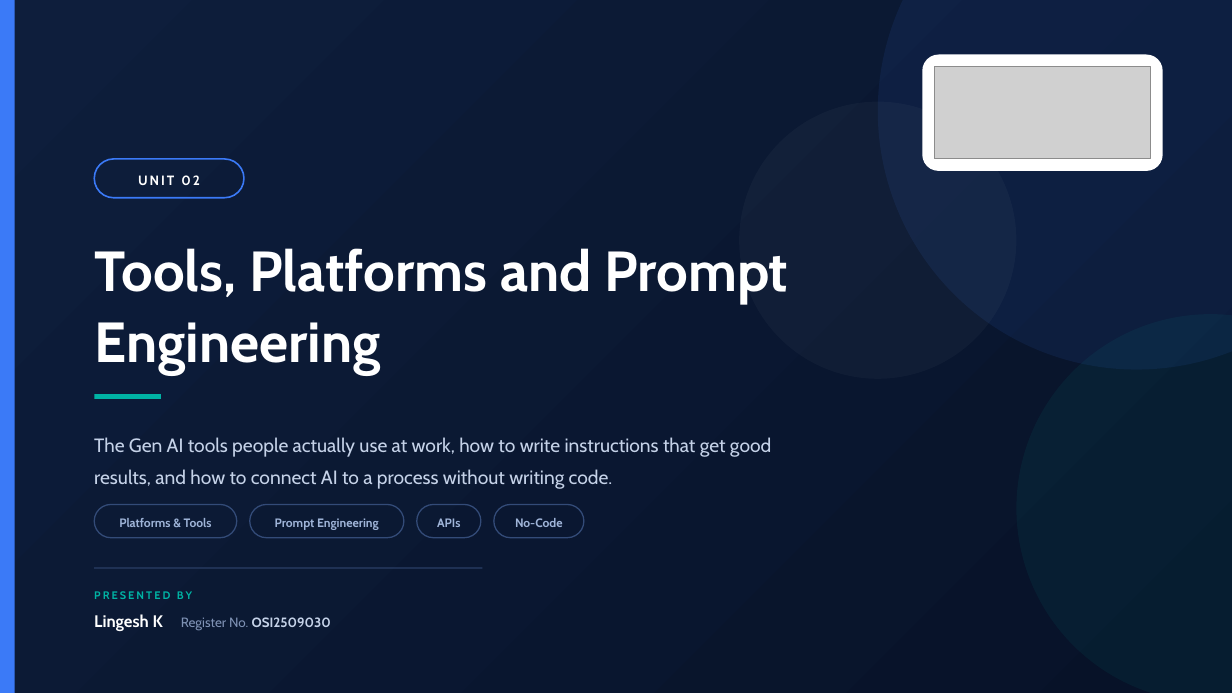
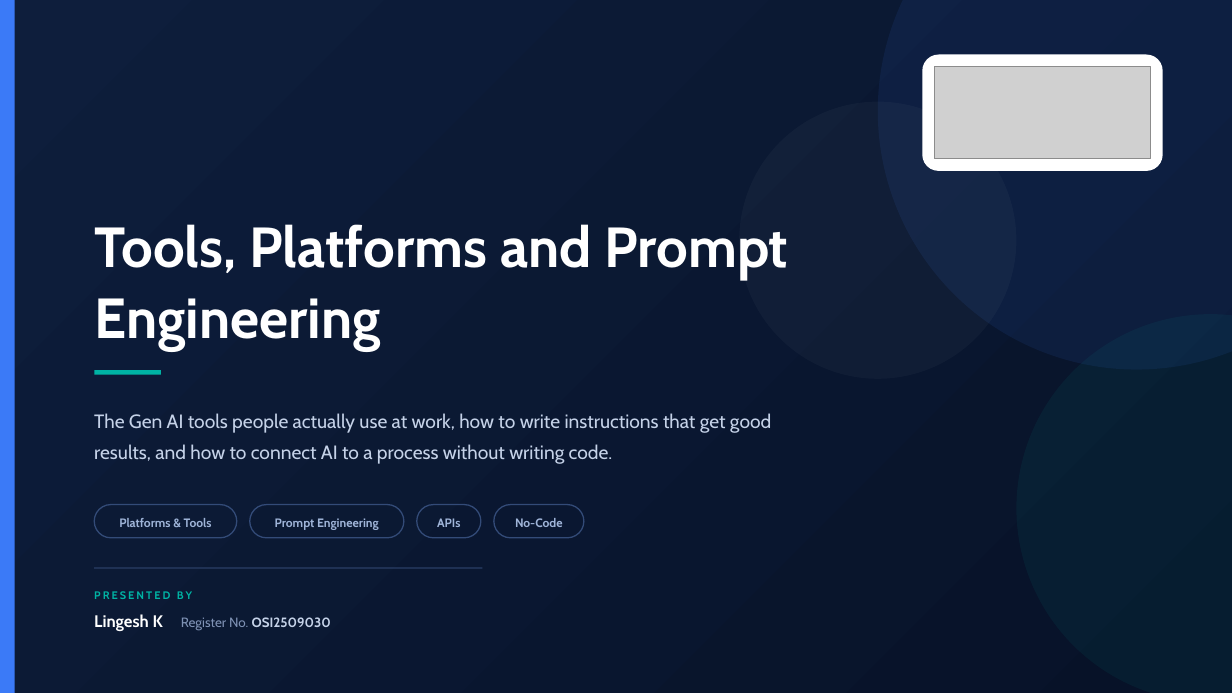
Before and after one commit to klingesh/Presentation, a slide deck: slide 1 of Unit 2 - Tools and Technologies.pptx. Drawn at 1232x693 pixels with LibreOffice and Linux fonts; fonts in the diff are those of the drawing; grey boxes stand for pictures. Boxes give left, top, right and bottom in pixels: in the first picture for what was removed or moved away, otherwise in the second. Text is boxed around its words. In the diff, an @@ line names an element or a change of style, - is before the commit and + after.

Commit message:
Remove the UNIT badge from opening slides and rebalance the title layout
The 'UNIT 01' pill is gone from all five title slides. With it removed the
title block was sitting low, so the title, rule, subtitle and chip row are now
centred as a group in the band between the logo and the presenter block. This
keeps one-line titles (Units 3 and 4) and two-line titles (Units 1, 2 and 5)
looking equally balanced, and fixes the chips crowding the subtitle.

```diff
--- a/Unit 2 - Tools and Technologies.pptx
+++ b/Unit 2 - Tools and Technologies.pptx
@@ rounded rectangle removed at (94,159,244,198) @@
-UNIT 02
@@ text "Tools, Platforms and Prompt Engineering": place and size @@
-text "Tools, Platforms and Prompt Engineering" at (94,248,788,375)
+text "Tools, Platforms and Prompt Engineering" at (94,224,788,351)
@@ rectangle: place and size @@
-rectangle at (94,395,161,399)
+rectangle at (94,371,161,375)
@@ text "The Gen AI tools people ...": place and size @@
-text "The Gen AI tools people ..." at (94,437,771,489)
+text "The Gen AI tools people ..." at (94,413,771,464)
```
Also in this commit, not shown: 10 other files.
